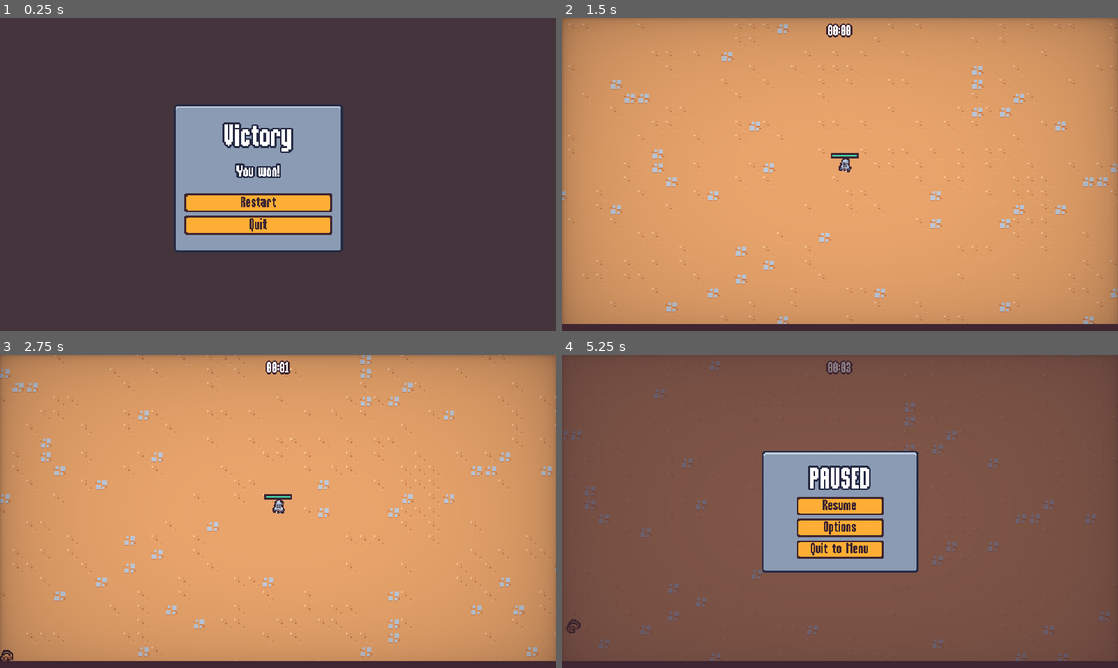
Above: before the commit, frames 1-4 (two rows, left to right).
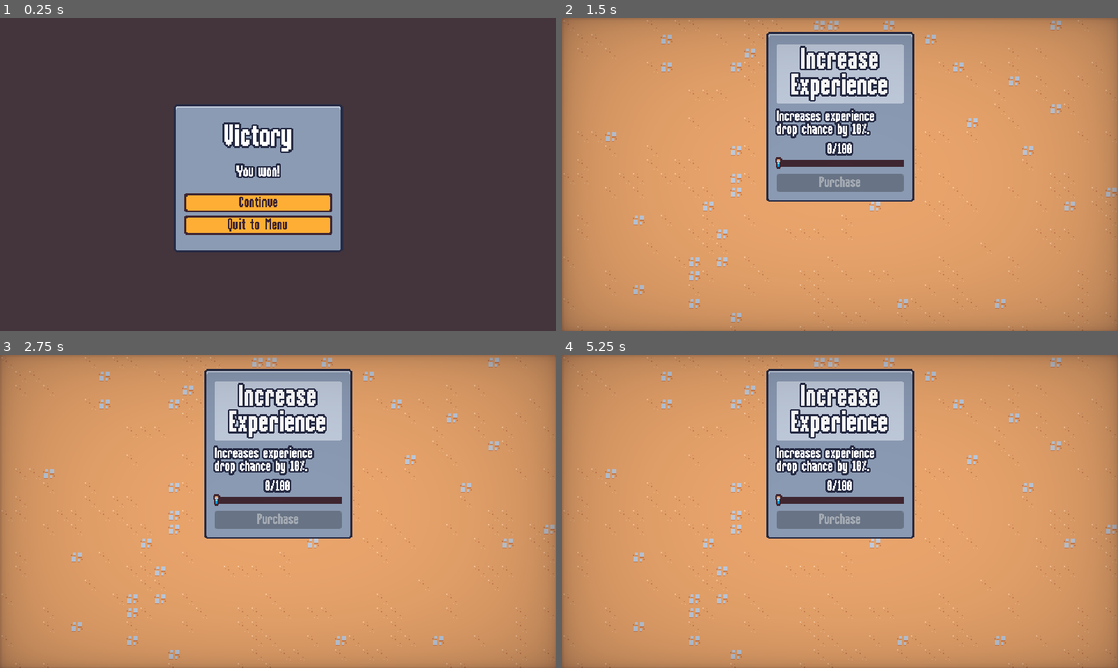
Above: after the commit, the same moments.

Repository: jrenato/dungeon_survival
Game: Godot game, scene res://src/ui/end_screen.tscn
Same seed, same stepped clock (60 frames per second), same inputs: the game is played once before the commit and once after it. This scene is started directly instead of the project's main scene.
Inputs (mouse positions are in pixels of both pictures, inside the frame that each line leads up to):
- Up to frame 1 (0.25 s): no input
- Up to frame 2 (1.5 s): click (817, 202) at 0.5 s, where only the run before the commit has a clickable "Restart"; move the mouse to (962, 158) at 1.27 s; press the mouse at (962, 158) at 1.28 s; hold D (move_right) from 1.28 s (still down)
- Up to frame 3 (2.75 s): move the mouse to (166, 527) at 2.02 s; release D (move_right) at 2.03 s; release the mouse at (166, 527) at 2.03 s; hold S (move_down) from 2.03 s (still down); click (166, 527) at 2.1 s
- Up to frame 4 (5.25 s): move the mouse to (895, 442) at 2.77 s; release S (move_down) at 2.78 s; press the mouse at (895, 442) at 2.78 s; hold D (move_right) 2.78-3.53 s; move the mouse to (812, 574) at 3.52 s; release the mouse at (812, 574) at 3.53 s; hold W (move_up) 3.53-4.28 s; click (812, 574) at 3.6 s; move the mouse to (1006, 558) at 4.27 s; press the mouse at (1006, 558) at 4.28 s; hold A (move_left) from 4.28 s (still down); tap Escape (pause) at 4.9 s; move the mouse to (673, 464) at 5.02 s; release the mouse at (673, 464) at 5.03 s; click (673, 464) at 5.1 s

The runs differ from the first frame. In frame 1, 0.3% of the frame differs, in the area x 41-52%, y 57-69%; in frame 2, 21%; in frame 3, 21%; in frame 4, 97%, in the area x 0-100%, y 0-100%.

Commit message:
Renamed end screen buttons

Diff:
--- a/src/ui/end_screen.gd
+++ b/src/ui/end_screen.gd
@@ -6,7 +6,7 @@
 @onready var panel_container: PanelContainer = %PanelContainer
 @onready var title_label: Label = %TitleLabel
 @onready var message_label: Label = %MessageLabel
-@onready var restart_button: Button = %RestartButton
+@onready var continue_button: Button = %ContinueButton
 @onready var quit_button: Button = %QuitButton
 
 
@@ -19,8 +19,8 @@
 
 
 	get_tree().paused = true
-	restart_button.pressed.connect(_on_restart_button_pressed)
-	quit_button.pressed.connect(_on_quit_button_pressed)
+	continue_button.pressed.connect(_on_continue_pressed)
+	quit_button.pressed.connect(_on_quit_pressed)
 
 
 func set_defeat() -> void:
@@ -36,12 +36,11 @@
 		victory_player.play()
 
 
-func _on_restart_button_pressed() -> void:
-	ScreenTransition.transition()
-	await ScreenTransition.transition_halfway
+func _on_continue_pressed() -> void:
 	get_tree().paused = false
-	get_tree().change_scene_to_file("res://src/world/levels/level.tscn")
+	get_tree().change_scene_to_file("res://src/ui/meta_menu.tscn")
 
 
-func _on_quit_button_pressed() -> void:
-	get_tree().quit()
+func _on_quit_pressed() -> void:
+	get_tree().paused = false
+	get_tree().change_scene_to_file("res://src/ui/main_menu.tscn")
--- a/src/ui/end_screen.tscn
+++ b/src/ui/end_screen.tscn
@@ -139,12 +139,12 @@
 [node name="VBoxContainer" type="VBoxContainer" parent="MarginContainer/PanelContainer/MarginContainer/VBoxContainer"]
 layout_mode = 2
 
-[node name="RestartButton" parent="MarginContainer/PanelContainer/MarginContainer/VBoxContainer/VBoxContainer" instance=ExtResource("2_gkpv2")]
+[node name="ContinueButton" parent="MarginContainer/PanelContainer/MarginContainer/VBoxContainer/VBoxContainer" instance=ExtResource("2_gkpv2")]
 unique_name_in_owner = true
 layout_mode = 2
-text = "Restart"
+text = "Continue"
 
 [node name="QuitButton" parent="MarginContainer/PanelContainer/MarginContainer/VBoxContainer/VBoxContainer" instance=ExtResource("2_gkpv2")]
 unique_name_in_owner = true
 layout_mode = 2
-text = "Quit"
+text = "Quit to Menu"
